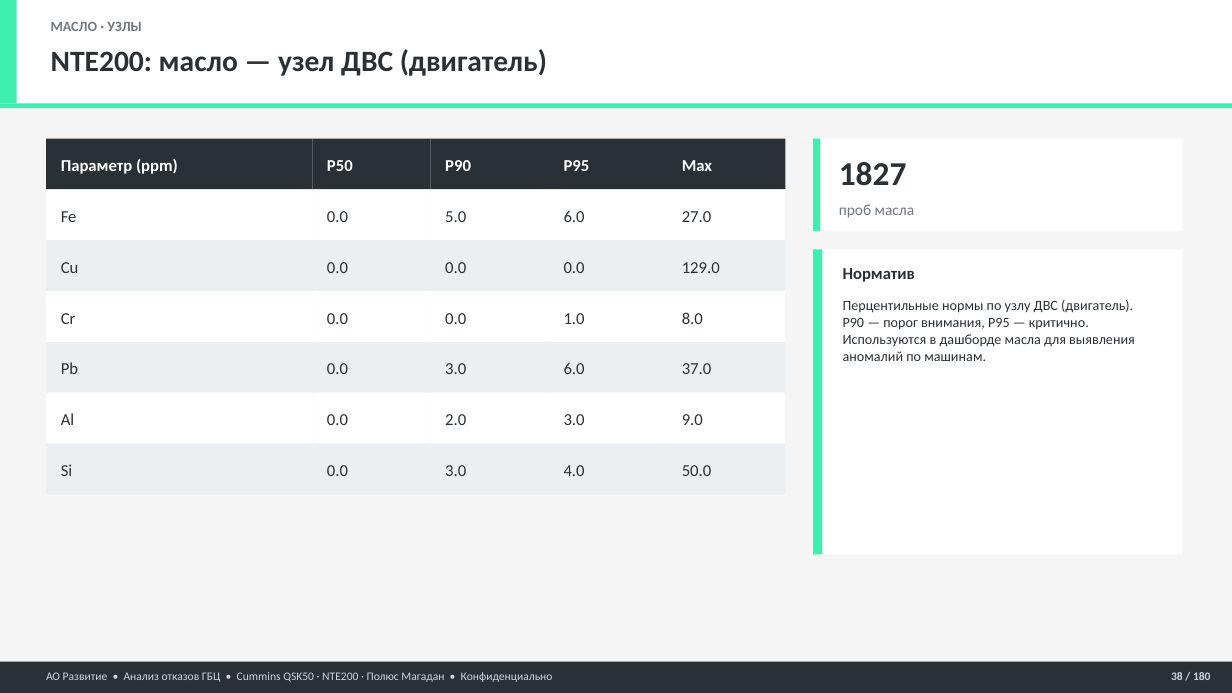
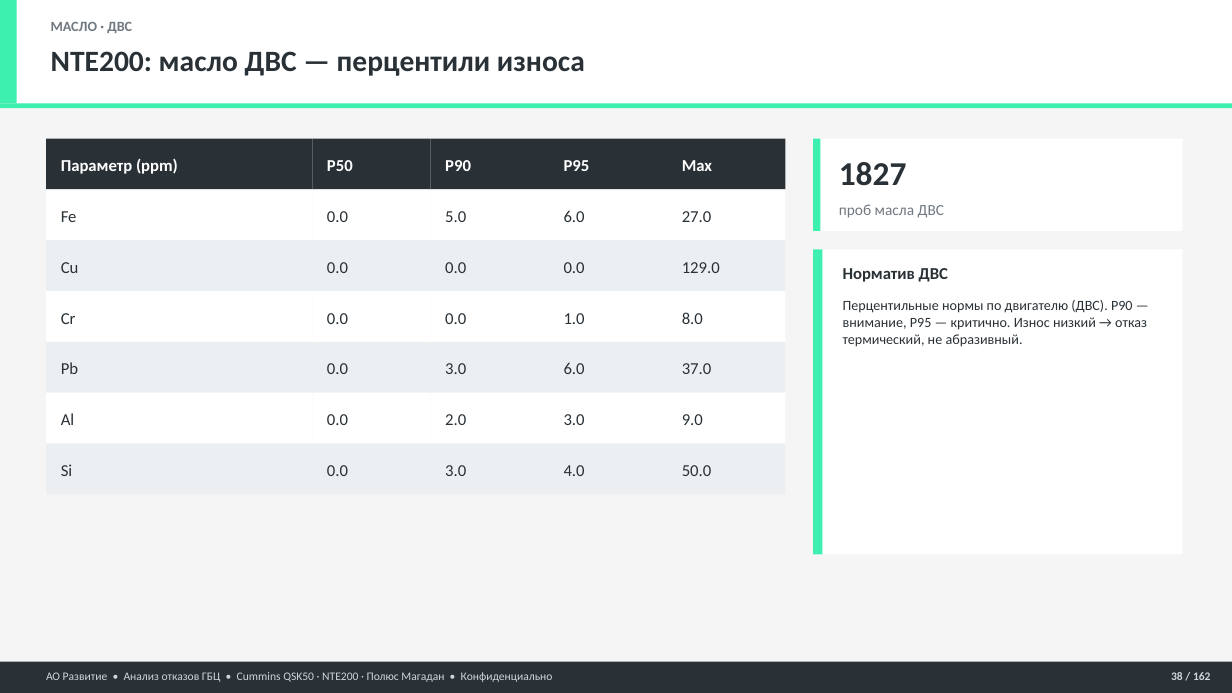
Before and after one commit to victorekuznetsov/NTE200, a slide deck: slide 38 of 05 Отчёты/Презентации/Анализ_ГБЦ_QSK50_NTE200_БОЛЬШОЙ.pptx. Drawn at 1232x693 pixels with LibreOffice and Linux fonts; fonts in the diff are those of the drawing. Boxes give left, top, right and bottom in pixels: in the first picture for what was removed or moved away, otherwise in the second. Text is boxed around its words. In the diff, an @@ line names an element or a change of style, - is before the commit and + after.

```diff
--- a/05 Отчёты/Презентации/Анализ_ГБЦ_QSK50_NTE200_БОЛЬШОЙ.pptx
+++ b/05 Отчёты/Презентации/Анализ_ГБЦ_QSK50_NTE200_БОЛЬШОЙ.pptx
@@ text at [51,22,132,33]: text changed @@
-МАСЛО · УЗЛЫ
+МАСЛО · ДВС
@@ text at [51,51,585,76]: text changed @@
-NTE200: масло — узел ДВС (двигатель)
+NTE200: масло ДВС — перцентили износа
@@ text at [839,204,944,218]: text changed @@
-проб масла
+проб масла ДВС
@@ text at [843,268,948,282]: text changed @@
-Норматив
+Норматив ДВС
@@ text at [843,300,1147,347]: text changed @@
-Перцентильные нормы по узлу ДВС (двигатель). P90 — порог внимания, P95 — критично. Используются в дашборде масла для выявления аномалий по машинам.
+Перцентильные нормы по двигателю (ДВС). P90 — внимание, P95 — критично. Износ низкий → отказ термический, не абразивный.
@@ text at [1171,672,1211,680]: text changed @@
-38 / 180
+38 / 162
```
Also in this commit, not shown: 148 other slides changed, 13 slides added, 31 slides removed, 4 other files.
